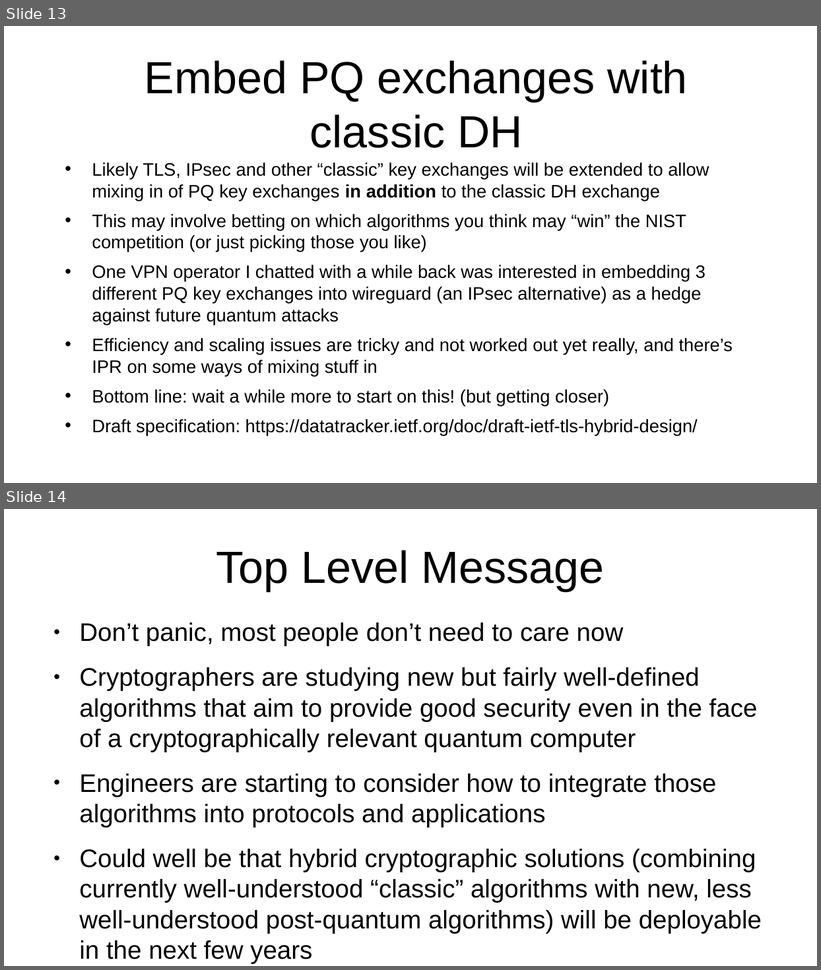
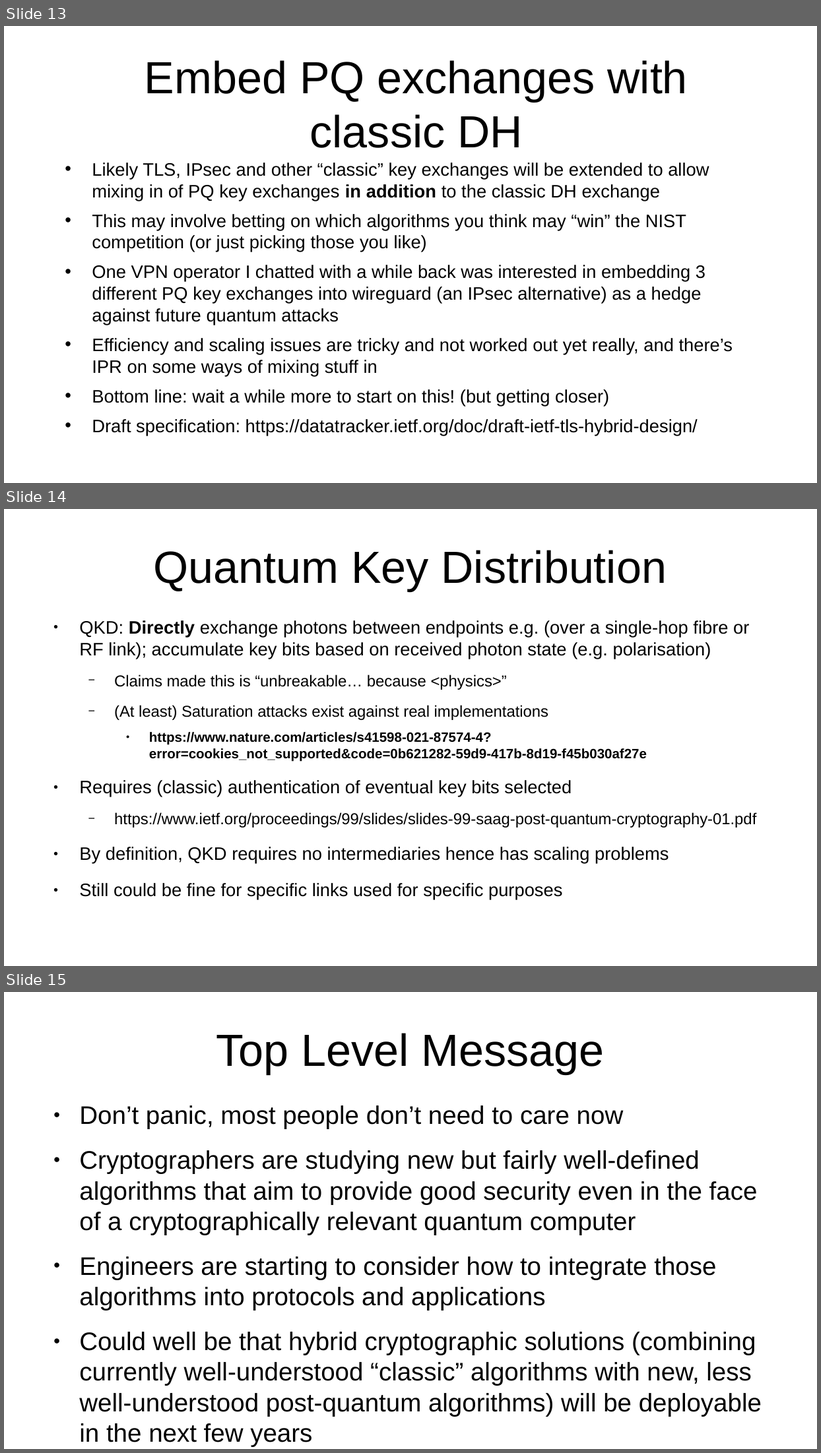
Before and after one commit to sftcd/cs7053, a slide deck: 2022lectures/05-pqc.odp. Shown one above the other, each under a label of ours: slides 13 and 14 before the commit, slides 13, 14 and 15 after it. The pictures are 821x970 and 821x1453 pixels, drawn with LibreOffice and Linux fonts; fonts in the diff are those of the drawing. Boxes give left, top, right and bottom in pixels: in the first picture for what was removed or moved away, otherwise in the second. Text is boxed around its words. In the diff, an @@ line names an element or a change of style, - is before the commit and + after.

```diff
--- a/2022lectures/05-pqc.odp
+++ b/2022lectures/05-pqc.odp
@@ slide 14 added at [4, 509, 817, 966], background #FFFFFF @@
@@ title added at [153, 550, 667, 591], 44 pt, text #000000 @@
+Quantum Key Distribution
@@ text added at [79, 621, 756, 900], 17.6 pt, text #000000 @@
+● QKD: Directly exchange photons between endpoints e.g. (over a single-hop fibre or RF link); accumulate key bits based on received photon state (e.g. polarisation)
+  − Claims made this is “unbreakable… because <physics>”
+  − (At least) Saturation attacks exist against real implementations
+    ● https://www.nature.com/articles/s41598-021-87574-4?error=cookies_not_supported&code=0b621282-59d9-417b-8d19-f45b030af27e
+● Requires (classic) authentication of eventual key bits selected
+  − https://www.ietf.org/proceedings/99/slides/slides-99-saag-post-quantum-cryptography-01.pdf
+● By definition, QKD requires no intermediaries hence has scaling problems
+● Still could be fine for specific links used for specific purposes
@@ what was slide 14 is now slide 15 @@
```
Also in this commit, not shown: 2 slides changed, 2 other files.
